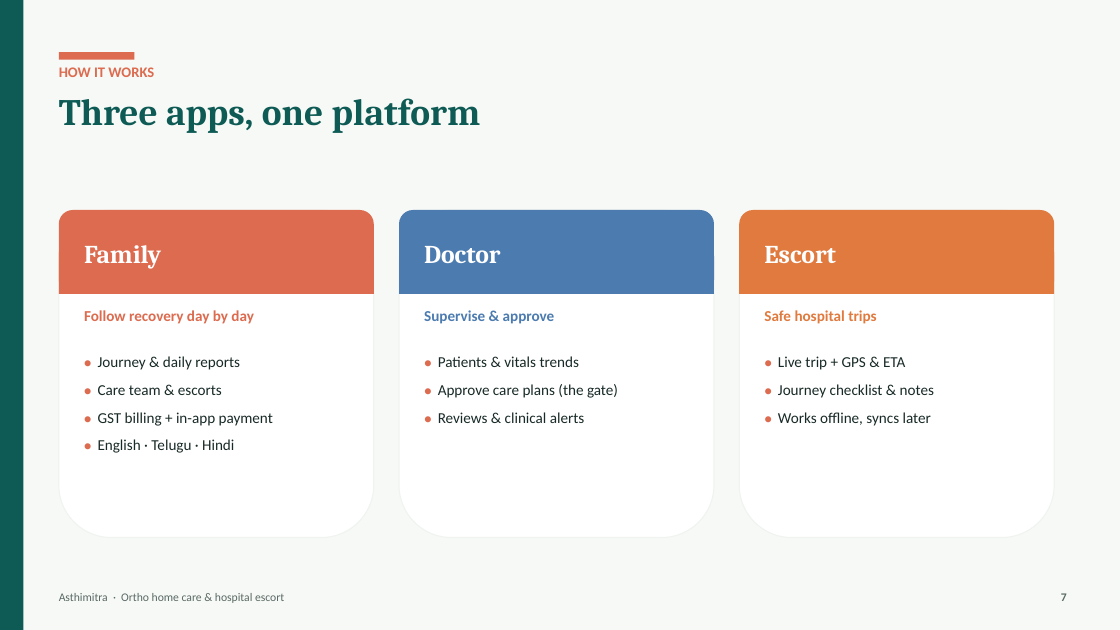
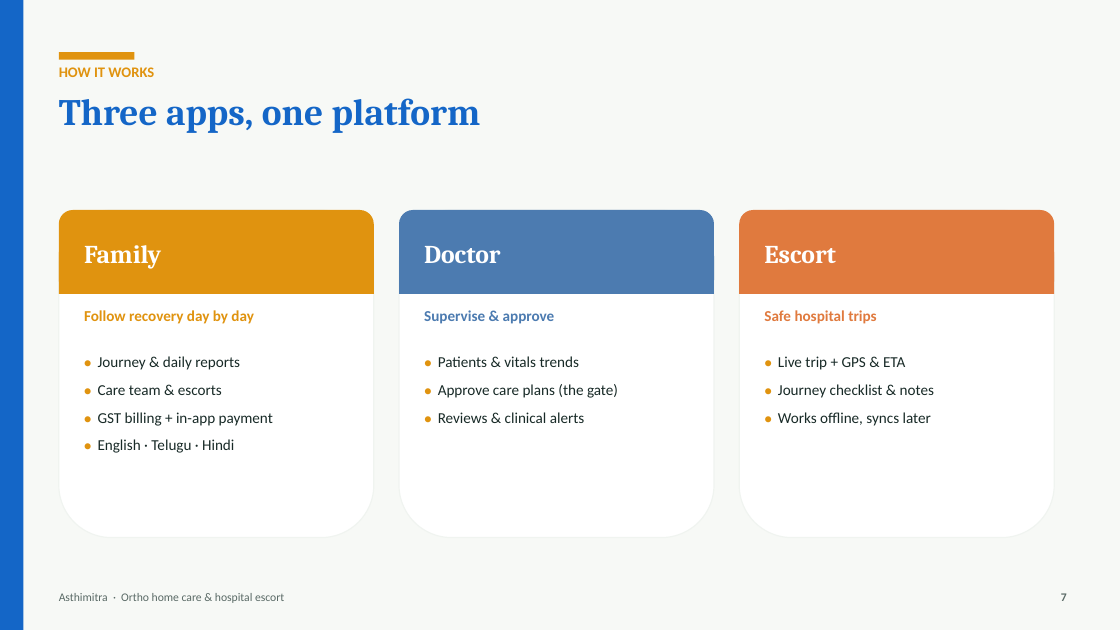
Before and after one commit to santoshkrishna-cx/OrthoApp, a slide deck: slide 7 of Asthimitra_Overview.pptx. Drawn at 1120x630 pixels with LibreOffice and Linux fonts; fonts in the diff are those of the drawing. Boxes give left, top, right and bottom in pixels: in the first picture for what was removed or moved away, otherwise in the second. Text is boxed around its words. In the diff, an @@ line names an element or a change of style, - is before the commit and + after.

```diff
--- a/Asthimitra_Overview.pptx
+++ b/Asthimitra_Overview.pptx
@@ rectangle at <box>0,0,24,630</box>: fill #0E5A54 to #1466C7 @@
@@ text "HOW IT WORKS" at <box>59,67,154,77</box>: text colour #DC6B4F to #E0930F @@
@@ text "Three apps, one platform" at <box>59,98,481,133</box>: text colour #0E5A54 to #1466C7 @@
@@ fill #DC6B4F to #E0930F in 3 elements at <box>59,52,134,60</box>, <box>59,210,374,294</box>, <box>59,252,374,294</box> @@
@@ text "Follow recovery day by day" at <box>84,310,253,324</box>: text colour #DC6B4F to #E0930F @@
@@ text "● Journey & daily reports" at <box>98,356,273,453</box>: text colour #DC6B4F to #E0930F in "●", "●", "●", "●" @@
@@ text "● Patients & vitals trends" at <box>438,356,618,423</box>: text colour #DC6B4F to #E0930F in "●", "●", "●" @@
@@ text "● Live trip + GPS ..." at <box>778,356,934,426</box>: text colour #DC6B4F to #E0930F in "●", "●", "●" @@
```
Also in this commit, not shown: 7 other slides changed, 6 other files.
